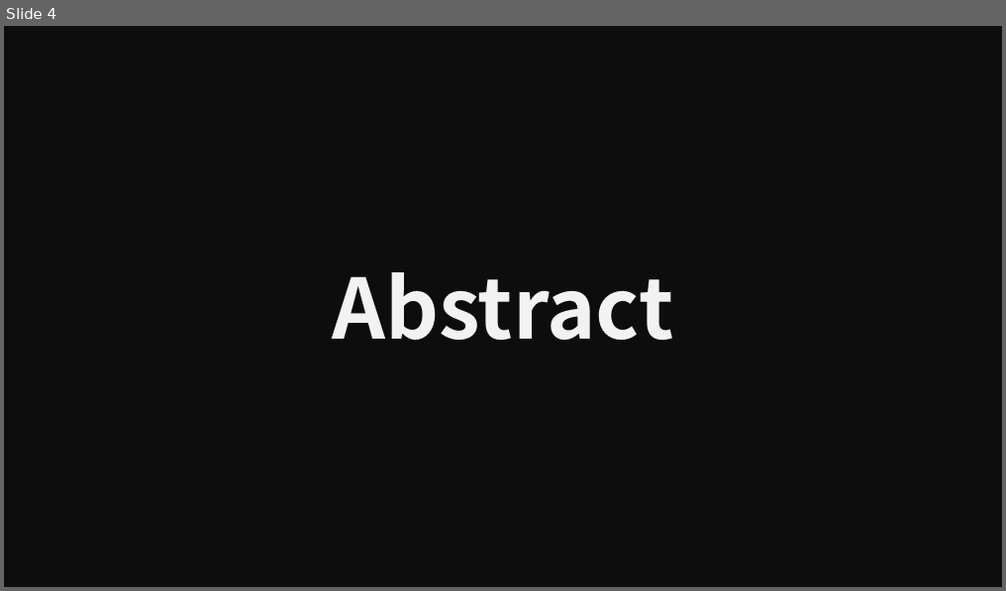
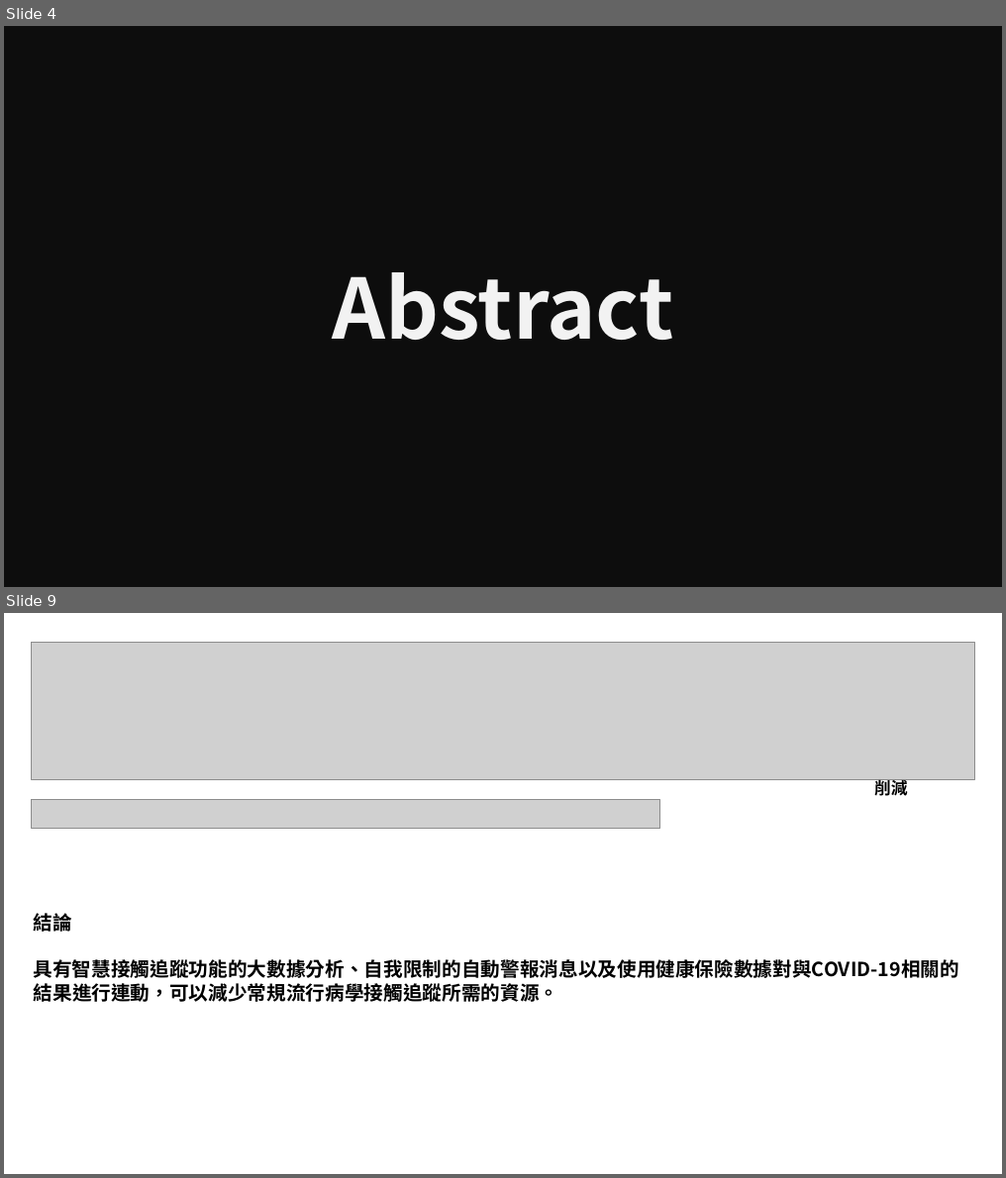
Before and after one commit to littlefish0331/thesis_study, a slide deck: 02_covid19_track/書報討論_COVID19_track_tw.pptx. Shown one above the other, each under a label of ours: slide 4 before the commit, slides 4 and 9 after it; the slides between them are not shown. The pictures are 1006x591 and 1006x1178 pixels, drawn with LibreOffice and Linux fonts; fonts in the diff are those of the drawing; grey boxes stand for pictures. Boxes give left, top, right and bottom in pixels: in the first picture for what was removed or moved away, otherwise in the second. Text is boxed around its words. In the diff, an @@ line names an element or a change of style, - is before the commit and + after.

```diff
--- a/02_covid19_track/書報討論_COVID19_track_tw.pptx
+++ b/02_covid19_track/書報討論_COVID19_track_tw.pptx
@@ slide 9 added at (x1=4, y1=613, x2=1002, y2=1174), background #FFFFFF @@
@@ picture added at (x1=32, y1=642, x2=975, y2=779) @@
@@ text added at (x1=874, y1=779, x2=908, y2=799), 12 pt, text #000000, bold @@
+削減
@@ picture added at (x1=32, y1=799, x2=660, y2=829) @@
@@ text added at (x1=34, y1=913, x2=959, y2=1002), 14 pt, text #000000, bold @@
+結論
+具有智慧接觸追蹤功能的大數據分析、自我限制的自動警報消息以及使用健康保險數據對與COVID-19相關的結果進行連動，可以減少常規流行病學接觸追蹤所需的資源。
```
Also in this commit, not shown: 3 slides changed, 23 other slides added, 1 slide removed.
